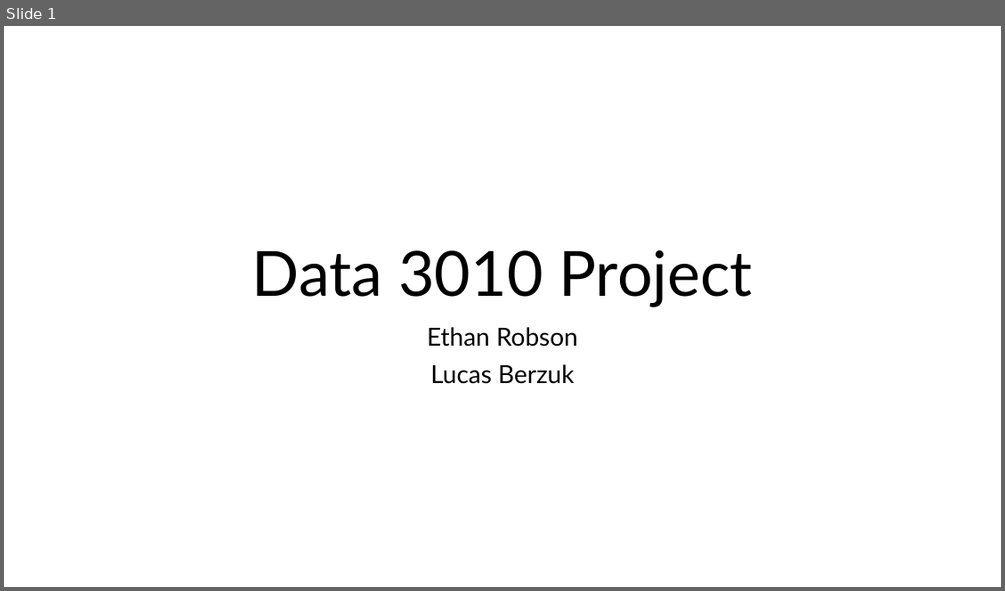
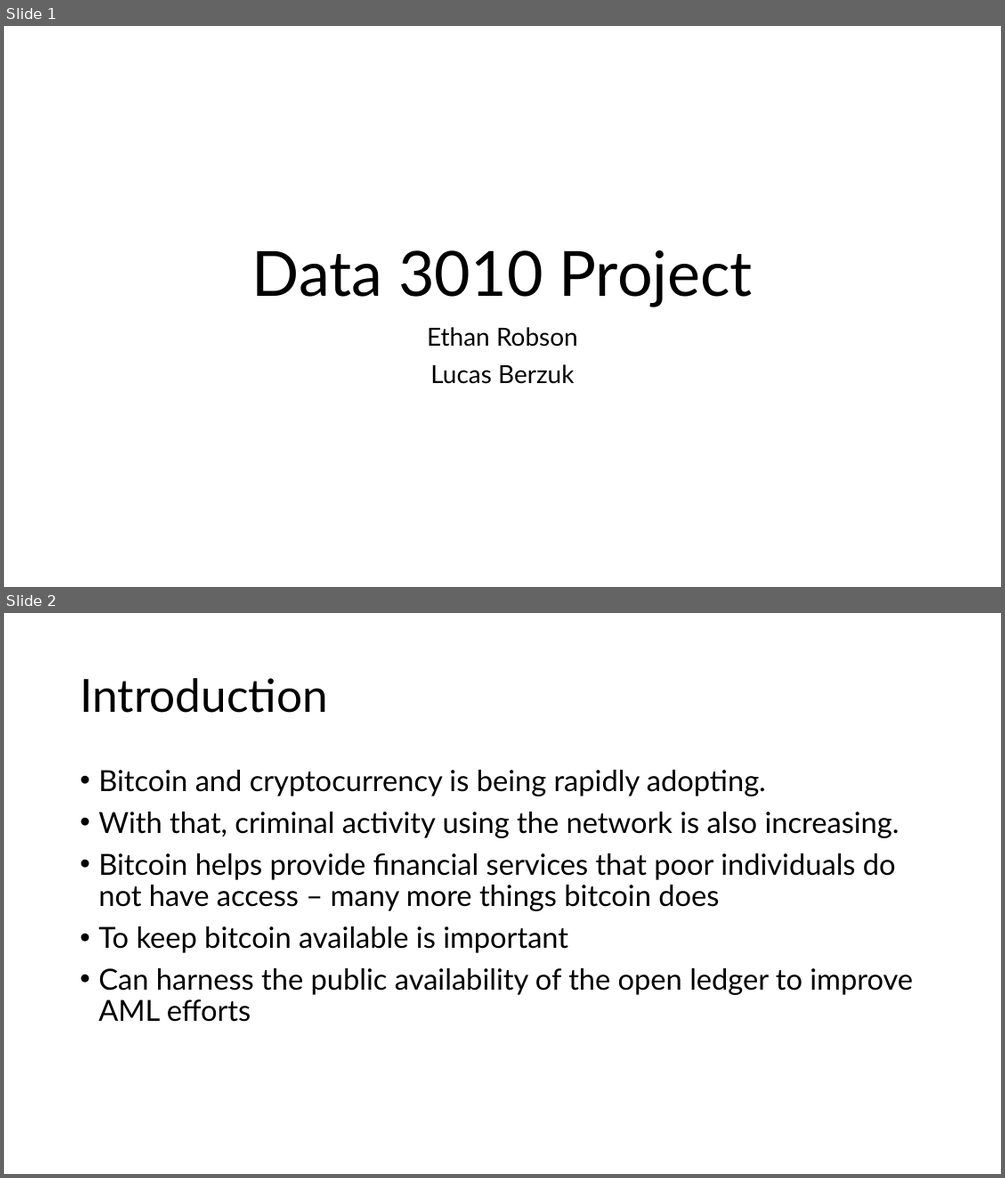
Before and after one commit to LucasBerzuk/DATA3010Project, a slide deck: Nov28_presentation.pptx. Shown one above the other, each under a label of ours: slide 1 before the commit, slides 1 and 2 after it. The pictures are 1005x591 and 1005x1178 pixels, drawn with LibreOffice and Linux fonts; fonts in the diff are those of the drawing. Boxes give left, top, right and bottom in pixels: in the first picture for what was removed or moved away, otherwise in the second. Text is boxed around its words. In the diff, an @@ line names an element or a change of style, - is before the commit and + after.

```diff
--- a/Nov28_presentation.pptx
+++ b/Nov28_presentation.pptx
@@ slide 2 added at (4,613,1001,1174), background #FFFFFF @@
@@ title added at (80,678,328,713), 44 pt, text #000000 @@
+Introduction
@@ text added at (98,770,913,1022), 28 pt, text #000000 @@
+• Bitcoin and cryptocurrency is being rapidly adopting.
+• With that, criminal activity using the network is also increasing.
+• Bitcoin helps provide financial services that poor individuals do not have access – many more things bitcoin does
+• To keep bitcoin available is important
+• Can harness the public availability of the open ledger to improve AML efforts
```
Also in this commit, not shown: 6 other slides added, 3 other files.
